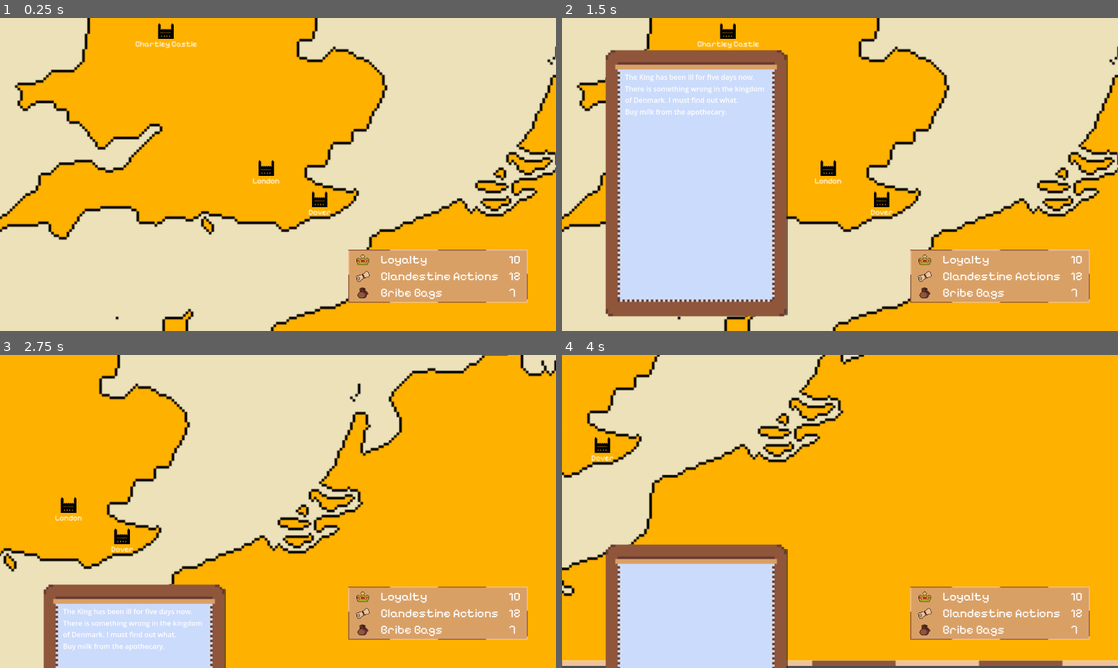
Above: before the commit, frames 1-4 (two rows, left to right).
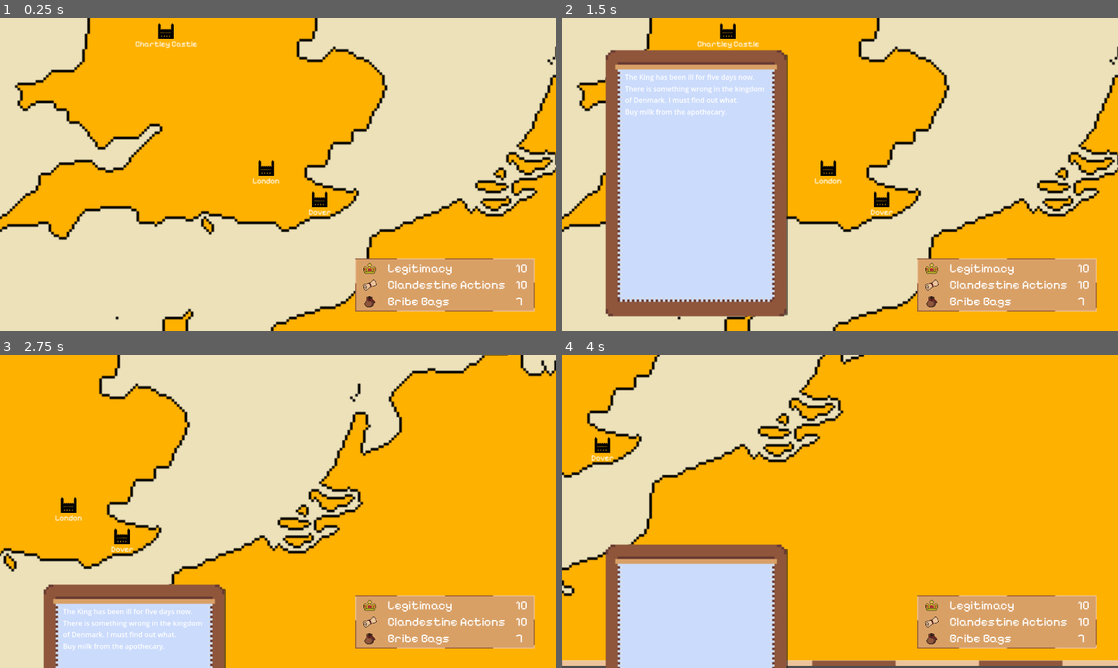
Above: after the commit, the same moments.

Repository: tsouthom/spymaster
Game: Godot game, scene res://scenes/main_map.tscn
Same seed, same stepped clock (60 frames per second), same inputs: the game is played once before the commit and once after it.
Inputs (mouse positions are in pixels of both pictures, inside the frame that each line leads up to):
- Up to frame 1 (0.25 s): no input
- Up to frame 2 (1.5 s): tap Enter at 0.5 s; move the mouse to (828, 168) at 0.52 s; hold N (toggle_notebook) 0.53-1.28 s; click (828, 168) at 0.67 s; move the mouse to (728, 190) at 1.27 s; tap N (toggle_notebook) at 1.35 s; click (728, 190) at 1.42 s
- Up to frame 3 (2.75 s): tap Space at 2 s; move the mouse to (333, 442) at 2.02 s; hold N (toggle_notebook) from 2.03 s (still down); click (333, 442) at 2.17 s
- Up to frame 4 (4 s): move the mouse to (684, 536) at 2.77 s; release N (toggle_notebook) at 2.78 s; tap N (toggle_notebook) at 2.85 s; click (684, 536) at 2.92 s; move the mouse to (1006, 558) at 3.52 s; hold N (toggle_notebook) from 3.53 s (still down); click (1006, 558) at 3.67 s

The runs differ from the first frame. In frame 1, 3.7% of the frame differs, in the area x 62-97%, y 74-94%; in frame 2, 3.7%; in frame 3, 3.7%; in frame 4, 3.7%.

Commit message:
Introduced six action buttons, JSON dialogue file, made actions work, added new sprites for buttons, introduced metrics and game logic

Diff:
--- /dev/null
+++ b/assets/fonts/themes/dialogue_theme.tres
@@ -0,0 +1,27 @@
+[gd_resource type="Theme" load_steps=6 format=3 uid="uid://dytt886l72gq0"]
+
+[ext_resource type="FontFile" uid="uid://dtr1gcyn3bjki" path="res://assets/fonts/Pixelify_Sans/PixelifySans-VariableFont_wght.ttf" id="1_gt5hj"]
+[ext_resource type="Texture2D" uid="uid://dlahuxgoeaiwr" path="res://assets/button_hover.png" id="2_kugq2"]
+[ext_resource type="Texture2D" uid="uid://bp08prhehuymn" path="res://assets/button_normal.png" id="2_x7xjf"]
+
+[sub_resource type="StyleBoxTexture" id="StyleBoxTexture_a7rxq"]
+texture = ExtResource("2_kugq2")
+texture_margin_left = 6.0
+texture_margin_top = 4.0
+texture_margin_right = 6.0
+texture_margin_bottom = 4.0
+
+[sub_resource type="StyleBoxTexture" id="StyleBoxTexture_eeiix"]
+texture = ExtResource("2_x7xjf")
+texture_margin_left = 12.0
+texture_margin_top = 6.0
+texture_margin_right = 12.0
+texture_margin_bottom = 6.0
+
+[resource]
+Button/font_sizes/font_size = 20
+Button/fonts/font = ExtResource("1_gt5hj")
+Button/styles/hover = SubResource("StyleBoxTexture_a7rxq")
+Button/styles/normal = SubResource("StyleBoxTexture_eeiix")
+Label/font_sizes/font_size = 16
+Label/fonts/font = ExtResource("1_gt5hj")
--- /dev/null
+++ b/data/dialogue.json
@@ -0,0 +1,37 @@
+[
+	{
+		"marker_id":1,
+		"status_id":1,
+		"action_id":1,
+		"message":"Have you lost your marbles, Sir Francis?! You can't possibly investigate the Queen herself!",
+		"update_id":1
+	},
+	{
+		"marker_id":1,
+		"status_id":1,
+		"action_id":2,
+		"message":"The Queen wishes you godspeed in getting to the bottom of this plot. She awaits your good tidings when you learn more.",
+		"update_id":1
+	},
+	{
+		"marker_id":1,
+		"status_id":1,
+		"action_id":3,
+		"message":"What is wrong with you, Sir Francis?! You can't possibly order surveillance on the Queen!",
+		"update_id":1
+	},
+	{
+		"marker_id":1,
+		"status_id":1,
+		"action_id":4,
+		"message":"The Queen is not interested in your bribes, Sir Francis! Mainly out of honor and love for the country, and partly because she was the one to provide you the funds in the first place. [You lose 1 loyalty and a 1 bribe bag]",
+		"update_id":1
+	},
+	{
+		"marker_id":1,
+		"status_id":1,
+		"action_id":5,
+		"message":"THIS IS OUTRAGEOUS! ARREST THIS MAN FOR TREASON!! [You lose 10 loyalty points]",
+		"update_id":1
+	}
+]
--- a/project.godot
+++ b/project.godot
@@ -18,6 +18,7 @@
 [autoload]
 
 PlayerMetrics="*res://scripts/autoload/PlayerMetrics.gd"
+GameLogic="*res://scripts/autoload/GameLogic.gd"
 
 [display]
 
--- a/scenes/dialogue_box.tscn
+++ b/scenes/dialogue_box.tscn
@@ -1,6 +1,8 @@
-[gd_scene load_steps=5 format=3 uid="uid://dsjmb8dt5hxpc"]
+[gd_scene load_steps=7 format=3 uid="uid://dsjmb8dt5hxpc"]
 
+[ext_resource type="Script" path="res://scripts/dialogue_box.gd" id="1_1spu4"]
 [ext_resource type="Texture2D" uid="uid://5lamdv48dn7g" path="res://assets/dialogue_box _half_screen.png" id="1_b4xto"]
+[ext_resource type="Theme" uid="uid://dytt886l72gq0" path="res://assets/fonts/themes/dialogue_theme.tres" id="1_o453r"]
 
 [sub_resource type="Animation" id="Animation_01gw1"]
 resource_name = "DialogueBoxAppears"
@@ -8,7 +10,7 @@
 tracks/0/type = "value"
 tracks/0/imported = false
 tracks/0/enabled = true
-tracks/0/path = NodePath("..:modulate")
+tracks/0/path = NodePath(".:modulate")
 tracks/0/interp = 1
 tracks/0/loop_wrap = true
 tracks/0/keys = {
@@ -23,7 +25,7 @@
 tracks/0/type = "value"
 tracks/0/imported = false
 tracks/0/enabled = true
-tracks/0/path = NodePath("..:modulate")
+tracks/0/path = NodePath(".:modulate")
 tracks/0/interp = 1
 tracks/0/loop_wrap = true
 tracks/0/keys = {
@@ -39,45 +41,93 @@
 "RESET": SubResource("Animation_ellpq")
 }
 
-[node name="DialogueBox" type="Panel"]
-modulate = Color(1, 1, 1, 0)
-anchors_preset = -1
-anchor_left = 0.5
-anchor_top = 0.511
-anchor_right = 0.5
-anchor_bottom = 0.586
-offset_left = -19.0
-offset_right = 21.0
-offset_bottom = 40.0
-grow_horizontal = 2
+[node name="DialogueBox" type="CanvasLayer"]
+script = ExtResource("1_1spu4")
 
 [node name="Sprite" type="Sprite2D" parent="."]
-position = Vector2(-3, -348.92)
+modulate = Color(1, 1, 1, 0)
+position = Vector2(618, 19)
 scale = Vector2(1.2, 1.2)
 texture = ExtResource("1_b4xto")
 centered = false
 
 [node name="LabelPerson" type="Label" parent="Sprite"]
-offset_left = 6.0
-offset_top = 5.0
-offset_right = 120.0
-offset_bottom = 28.0
+anchors_preset = -1
+anchor_left = -0.00878906
+anchor_top = 0.000413566
+anchor_right = -0.000976562
+anchor_bottom = 0.000413568
+offset_left = 11.1667
+offset_top = 4.83333
+offset_right = 125.167
+offset_bottom = 27.8333
+theme = ExtResource("1_o453r")
 text = "Person Talking"
+metadata/_edit_use_anchors_ = true
 
-[node name="RTLabelDiscussion" type="RichTextLabel" parent="Sprite"]
-offset_left = 8.0
-offset_top = 39.0
-offset_right = 501.0
-offset_bottom = 124.0
-text = "The Person talking is giving us some important information. Perhaps it would be wise to listen to him."
+[node name="LabelText" type="Label" parent="Sprite"]
+anchors_preset = -1
+anchor_left = -0.00944011
+anchor_top = 0.000413568
+anchor_right = 0.736654
+anchor_bottom = 0.474359
+offset_left = 12.8333
+offset_top = 39.8333
+offset_right = 126.833
+offset_bottom = 62.8333
+theme = ExtResource("1_o453r")
+text = "If you want the removed child to be added back in as a child of the new root, then you need to store it in a variable when you remove it, and yourNewRoot.add_child(NodeToRemove) it back in after you’ve made a new root"
+autowrap_mode = 2
+metadata/_edit_use_anchors_ = true
 
-[node name="VBoxOptions" type="VBoxContainer" parent="Sprite"]
-offset_left = 7.0
-offset_top = 128.0
-offset_right = 504.0
-offset_bottom = 216.0
+[node name="GridContainer" type="GridContainer" parent="Sprite"]
+offset_left = 69.1666
+offset_top = 301.667
+offset_right = 436.167
+offset_bottom = 382.667
+size_flags_horizontal = 3
+theme_override_constants/h_separation = 15
+theme_override_constants/v_separation = 7
+columns = 3
+
+[node name="Investigate" type="Button" parent="Sprite/GridContainer"]
+layout_mode = 2
+theme = ExtResource("1_o453r")
+text = "Investigate"
+
+[node name="Talk" type="Button" parent="Sprite/GridContainer"]
+layout_mode = 2
+theme = ExtResource("1_o453r")
+text = "Talk to"
+
+[node name="Surveil" type="Button" parent="Sprite/GridContainer"]
+layout_mode = 2
+theme = ExtResource("1_o453r")
+text = "Surveil"
+
+[node name="Bribe" type="Button" parent="Sprite/GridContainer"]
+layout_mode = 2
+theme = ExtResource("1_o453r")
+text = "Bribe"
+
+[node name="Torture" type="Button" parent="Sprite/GridContainer"]
+layout_mode = 2
+theme = ExtResource("1_o453r")
+text = "Torture"
+
+[node name="Leave" type="Button" parent="Sprite/GridContainer"]
+layout_mode = 2
+theme = ExtResource("1_o453r")
+text = "Leave"
 
 [node name="AnimationPlayer" type="AnimationPlayer" parent="Sprite"]
 libraries = {
 "": SubResource("AnimationLibrary_ea1mi")
 }
+
+[connection signal="pressed" from="Sprite/GridContainer/Investigate" to="." method="_on_investigate_pressed"]
+[connection signal="pressed" from="Sprite/GridContainer/Talk" to="." method="_on_talk_pressed"]
+[connection signal="pressed" from="Sprite/GridContainer/Surveil" to="." method="_on_surveil_pressed"]
+[connection signal="pressed" from="Sprite/GridContainer/Bribe" to="." method="_on_bribe_pressed"]
+[connection signal="pressed" from="Sprite/GridContainer/Torture" to="." method="_on_torture_pressed"]
+[connection signal="pressed" from="Sprite/GridContainer/Leave" to="." method="_on_leave_pressed"]
--- a/scenes/main_map.tscn
+++ b/scenes/main_map.tscn
@@ -8,7 +8,7 @@
 [ext_resource type="Script" path="res://scripts/camera_map.gd" id="6_y82m2"]
 [ext_resource type="PackedScene" uid="uid://c5sqndxne3l2" path="res://scenes/metrics_ui.tscn" id="7_afu3h"]
 
-[node name="Node2D" type="Node2D"]
+[node name="MainMap" type="Node2D"]
 
 [node name="MapBackground" type="Sprite2D" parent="."]
 position = Vector2(639, 359)
--- a/scenes/metrics_ui.tscn
+++ b/scenes/metrics_ui.tscn
@@ -1,17 +1,19 @@
-[gd_scene load_steps=5 format=3 uid="uid://c5sqndxne3l2"]
+[gd_scene load_steps=6 format=3 uid="uid://c5sqndxne3l2"]
 
+[ext_resource type="Script" path="res://scripts/metrics_ui.gd" id="1_rfsv7"]
 [ext_resource type="Theme" uid="uid://geqo1wfa7a58" path="res://assets/fonts/themes/ui_labels.tres" id="2_h4i3c"]
 [ext_resource type="Texture2D" uid="uid://c0h5c5chtr6u8" path="res://assets/crown.png" id="2_th7ly"]
 [ext_resource type="Texture2D" uid="uid://bwgvygi0r5dnm" path="res://assets/scroll.png" id="3_bih20"]
 [ext_resource type="Texture2D" uid="uid://dbsixdvs24jxs" path="res://assets/pouch.png" id="4_l0yh4"]
 
 [node name="MetricsUI" type="CanvasLayer"]
+script = ExtResource("1_rfsv7")
 
 [node name="PanelContainer" type="PanelContainer" parent="."]
-offset_left = 802.0
-offset_top = 533.0
-offset_right = 1215.0
-offset_bottom = 655.0
+offset_left = 818.0
+offset_top = 553.0
+offset_right = 1231.0
+offset_bottom = 675.0
 theme = ExtResource("2_h4i3c")
 
 [node name="MarginContainer" type="MarginContainer" parent="PanelContainer"]
@@ -33,7 +35,7 @@
 [node name="LoyaltyLabel" type="Label" parent="PanelContainer/MarginContainer/GridContainer"]
 layout_mode = 2
 theme = ExtResource("2_h4i3c")
-text = "Loyalty"
+text = "Legitimacy"
 
 [node name="LoyaltyPoints" type="Label" parent="PanelContainer/MarginContainer/GridContainer"]
 layout_mode = 2
--- /dev/null
+++ b/scripts/autoload/GameLogic.gd
@@ -0,0 +1,30 @@
+extends Node
+
+# Global variables
+var dialogue_in_motion = false
+var marker_in_focus = 0
+var marker_status_in_focus = 0
+
+# Setting up the dialogue file
+var dialogue_data = []
+var dialogue_file_path = "res://data/dialogue.json"
+
+func _ready():
+	dialogue_data = load_json_file(dialogue_file_path)
+
+func load_json_file(filePath: String):
+	if FileAccess.file_exists(dialogue_file_path):
+		var data_file = FileAccess.open(dialogue_file_path, FileAccess.READ)
+		var parsed_result = JSON.parse_string(data_file.get_as_text())
+		return parsed_result
+	else:
+		print("Dialogue file missing.")
+
+# Save file with updatable metrics
+# This would normallly be an outside save file
+# but the game is small in scope, so for now it will be a variable
+var marker_data = {
+	1: {"name": "London", "status": 1},
+	2: {"name": "Dover", "status": 1},
+	3: {"name": "Chartley Castle", "status": 1},
+}
--- a/scripts/autoload/PlayerMetrics.gd
+++ b/scripts/autoload/PlayerMetrics.gd
@@ -1,5 +1,6 @@
 extends Node
 
+# Metrics
 var legitimacy = 10
 var bribe_bags = 7
 var cland_moves = 10
--- /dev/null
+++ b/scripts/dialogue_box.gd
@@ -0,0 +1,53 @@
+extends CanvasLayer
+
+@onready var person = $Sprite/LabelPerson
+@onready var dialogue_text = $Sprite/LabelText
+@onready var bribe_button = $Sprite/GridContainer/Bribe
+
+# Freeze buttons
+var buttons_usable = true
+
+func _on_leave_pressed() -> void:
+	if buttons_usable:
+		GameLogic.dialogue_in_motion = false
+		queue_free()
+
+func get_dialogue(marker_id, status_id, action_id):
+	for item in GameLogic.dialogue_data:
+		if item.marker_id == marker_id and item.status_id == status_id and item.action_id == action_id:
+			return item
+	return {"message":"Well, we haven't yet written this part of the game! You caught us red handed!", "update_id":1}
+
+func perform_action(action_id):
+	buttons_usable = false
+	var dialogue_stored = get_dialogue(GameLogic.marker_in_focus, GameLogic.marker_status_in_focus, action_id)
+	dialogue_text.text = dialogue_stored['message']
+	GameLogic.marker_data[GameLogic.marker_in_focus]['status'] = dialogue_stored['update_id']
+	buttons_usable = true
+
+func decrease_cland_moves():
+	if PlayerMetrics.cland_moves != 0:
+		PlayerMetrics.cland_moves = PlayerMetrics.cland_moves -1
+	elif PlayerMetrics.legitimacy != 0:
+		PlayerMetrics.legitimacy = PlayerMetrics.legitimacy -1
+
+func _on_investigate_pressed() -> void:
+	perform_action(1)
+
+func _on_talk_pressed() -> void:
+	perform_action(2)
+
+func _on_surveil_pressed() -> void:
+	perform_action(3)
+	decrease_cland_moves()
+
+func _on_bribe_pressed() -> void:
+	perform_action(4)
+	if PlayerMetrics.bribe_bags != 0:
+		PlayerMetrics.bribe_bags = PlayerMetrics.bribe_bags -1
+	elif PlayerMetrics.bribe_bags == 0:
+		bribe_button.disabled = true
+
+func _on_torture_pressed() -> void:
+	perform_action(5)
+	decrease_cland_moves()
--- a/scripts/dialogue_markers.gd
+++ b/scripts/dialogue_markers.gd
@@ -15,17 +15,23 @@
 		if sprite.has_signal('marker_clicked'):
 			sprite.connect('marker_clicked', on_marker_clicked)
 
-func on_marker_clicked(marker_id):
-	# TO DO: write this function
-	# Center on marker --IGNORE
-	# Create dialogue box
-	create_dialogue_box()
-	# Pause on map movement until dialogue box is closed --IGNORE
-	# Portray dialogue
-	# Portray options
-	# Call dialogue based on option
-	# Delete dialogue box and release mouse movement upon Exit
-	print('Signal received from marker number ' + str(marker_id))
+func on_marker_clicked(marker_id, marker_status):
+	# We need to disable this process while one run is going through
+	if !GameLogic.dialogue_in_motion:
+		GameLogic.dialogue_in_motion = true
+		# TO DO: write this function
+		# Set the marker in focus flag
+		GameLogic.marker_in_focus = int(marker_id)
+		GameLogic.marker_status_in_focus = int(marker_status)
+		# Create dialogue box
+		create_dialogue_box()
+		# Portray dialogue -> this happens in the dialogue_box
+		# Portray options
+		# Call dialogue based on option
+		# Delete dialogue box and release mouse movement upon Exit + set dialogue_in_motion to false
+		print('Marker in focus: ' + str(GameLogic.marker_in_focus))
+		print('Marker status level: ' + str(GameLogic.marker_status_in_focus))
+		print('Signal received from marker number ' + str(marker_id))
 
 func create_dialogue_box():
 	var dialogue_box_instance = dialogue_box_scene.instantiate()
--- a/scripts/map_marker.gd
+++ b/scripts/map_marker.gd
@@ -12,8 +12,11 @@
 		# Update label text in editor
 		if marker_label: marker_label.text = marker_name
 
+# Marker Information Status
+var marker_status = 1
+
 # Signal: When clicked
-signal marker_clicked(marker_id)
+signal marker_clicked(marker_id, marker_status)
 
 func _ready():
 	# Set the marker's name
@@ -22,4 +25,4 @@
 func _on_MarkerArea_input_event(viewport: Node, event: InputEvent, shape_idx: int) -> void:
 	# Check for click on the marker
 	if event is InputEventMouseButton and event.pressed and event.button_index == MOUSE_BUTTON_LEFT:
-		emit_signal('marker_clicked', marker_id)
+		emit_signal('marker_clicked', marker_id, marker_status)
--- /dev/null
+++ b/scripts/metrics_ui.gd
@@ -0,0 +1,10 @@
+extends CanvasLayer
+
+@onready var loyalty_label = $PanelContainer/MarginContainer/GridContainer/LoyaltyPoints
+@onready var cland_label = $PanelContainer/MarginContainer/GridContainer/ClandestineMoves
+@onready var bribe_label = $PanelContainer/MarginContainer/GridContainer/BribeBags
+
+func _process(_delta: float) -> void:
+	loyalty_label.text = str(PlayerMetrics.legitimacy)
+	cland_label.text = str(PlayerMetrics.cland_moves)
+	bribe_label.text = str(PlayerMetrics.bribe_bags)
Binary file added: assets/button_hover.png
Not shown, added: assets/button_hover.png.import
Binary file added: assets/button_normal.png
Not shown, added: assets/button_normal.png.import
Not shown, changed: .DS_Store
Not shown, changed: README.md
